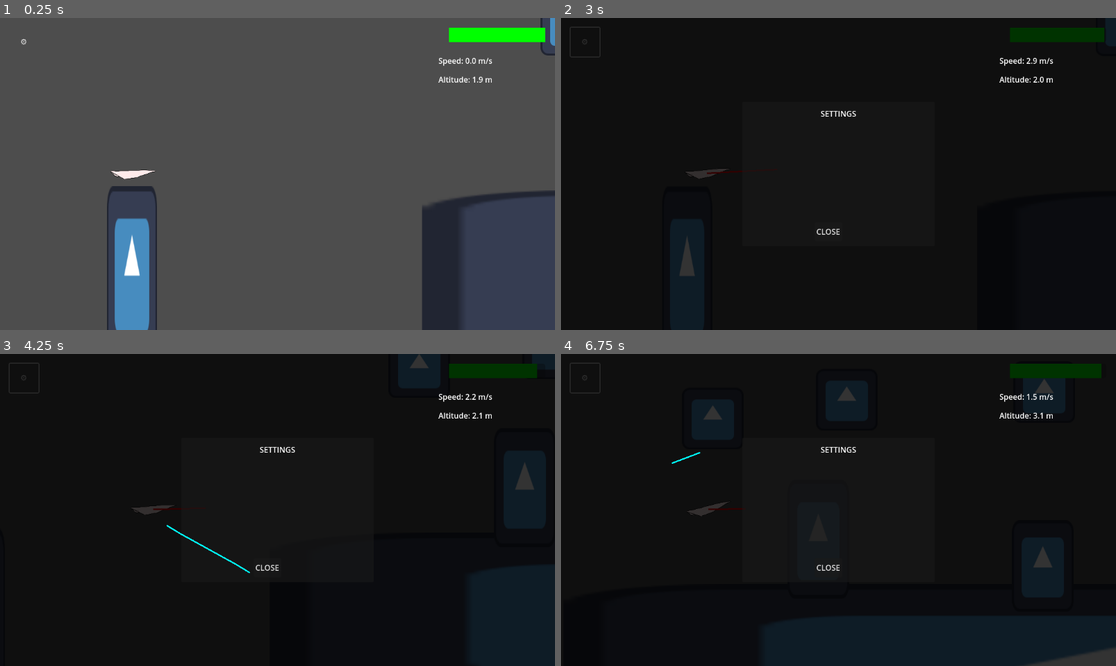
Above: before the commit, frames 1-4 (two rows, left to right).
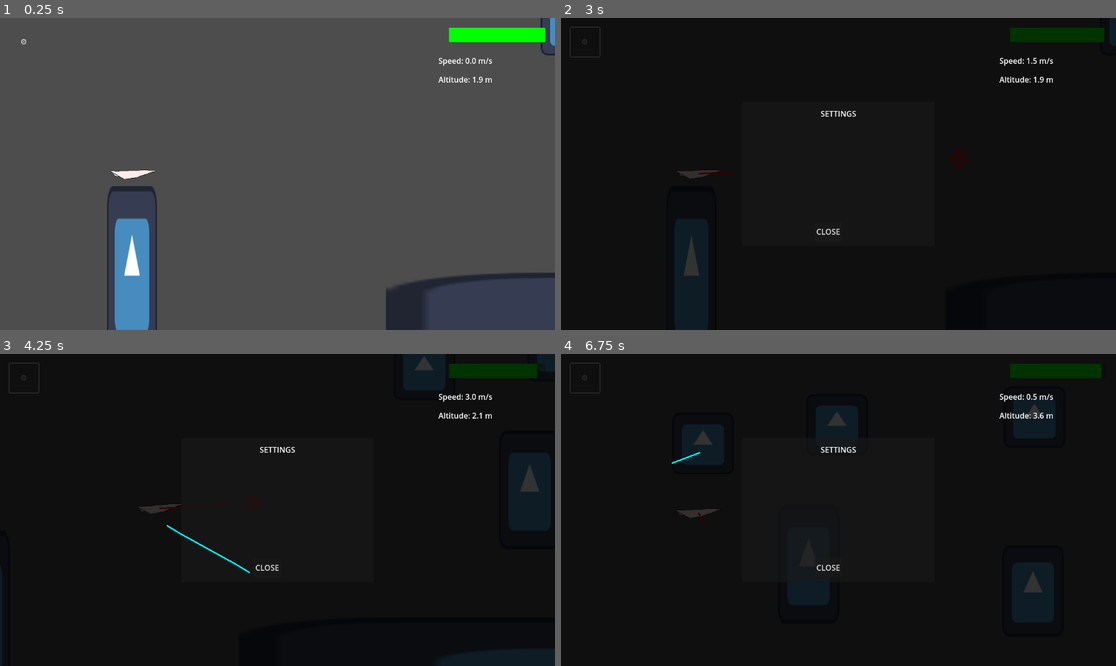
Above: after the commit, the same moments.

Repository: STUDIO-SINOKAYO/planegame
Game: Godot game, scene res://Scenes/level.tscn
Same seed, same stepped clock (60 frames per second), same inputs: the game is played once before the commit and once after it. The engine's default icon, where the game draws it, is replaced by a stand-in: a white triangle on a blue panel in a dark square.
Inputs (mouse positions are in pixels of both pictures, inside the frame that each line leads up to):
- Up to frame 1 (0.25 s): no input
- Up to frame 2 (3 s): click "⚙️" at 0.5 s; click "⚙️" at 1.25 s; click "⚙️" at 2 s; tap Enter (ui_accept) at 2.75 s; move the mouse to (960, 158) at 2.77 s; right-click (960, 158) at 2.85 s; click (960, 158) at 2.92 s
- Up to frame 3 (4.25 s): tap Enter (ui_accept) at 3.02, 3.05, 3.32 s; drag from (166, 525) to (249, 572) at 3.52 s
- Up to frame 4 (6.75 s): move the mouse to (894, 441) at 4.27 s; right-click (894, 441) at 4.35 s; click (894, 441) at 4.42 s; tap Enter (ui_accept) at 4.55, 5.85, 6.02, 6.32 s; drag from (810, 572) to (672, 463) at 5.02 s; move the mouse to (1005, 556) at 5.77 s; click (1005, 556) at 5.92 s; drag from (672, 463) to (755, 432) at 6.52 s

The runs differ from the first frame. In frame 1, 4.3% of the frame differs, in the area x 69-100%, y 55-100%; in frame 2, 0.3%; in frame 3, 0.6%; in frame 4, 2.5%.

Commit message:
Greatly improved plane movement

Diff:
--- a/Scenes/level.tscn
+++ b/Scenes/level.tscn
@@ -14,7 +14,7 @@
 texture = ExtResource("2_81xng")
 
 [node name="Sprite2D2" type="Sprite2D" parent="."]
-position = Vector2(1986, 615)
+position = Vector2(1911, 786)
 scale = Vector2(20.5313, 2.71875)
 texture = ExtResource("2_81xng")
 
@@ -22,11 +22,12 @@
 position = Vector2(72, 407)
 script = ExtResource("2_6phgx")
 max_speed = 300.0
-speed_deceleration = 1.0
-gravity_strength = 150.0
+speed_deceleration = 0.5
+boost_speed = 300.0
+max_upward_angle = 0.1
+enable_debug_waypoint_click = true
 
 [node name="PlaneVisual" type="Polygon2D" parent="Plane"]
-visible = false
 color = Color(0, 0, 1, 1)
 polygon = PackedVector2Array(15, 0, -8, 8, -5, 0, -8, -8)
 
@@ -204,6 +205,21 @@
 scale = Vector2(1, 1.92969)
 texture = ExtResource("2_81xng")
 
+[node name="Icon2" type="Sprite2D" parent="Icon2"]
+position = Vector2(1034, -145.878)
+scale = Vector2(1, 1.92969)
+texture = ExtResource("2_81xng")
+
+[node name="Icon2" type="Sprite2D" parent="Icon2/Icon2"]
+position = Vector2(352, 170.529)
+scale = Vector2(1, 1.10541)
+texture = ExtResource("2_81xng")
+
+[node name="Icon2" type="Sprite2D" parent="Icon2/Icon2/Icon2"]
+position = Vector2(595, -114.911)
+scale = Vector2(1, 1.10541)
+texture = ExtResource("2_81xng")
+
 [node name="Icon3" type="Sprite2D" parent="."]
 position = Vector2(1260, 58)
 texture = ExtResource("2_81xng")
@@ -215,6 +231,16 @@
 
 [node name="Icon5" type="Sprite2D" parent="."]
 position = Vector2(1670, 42)
+texture = ExtResource("2_81xng")
+
+[node name="Sprite2D3" type="Sprite2D" parent="."]
+position = Vector2(4589, 779)
+scale = Vector2(20.5313, 2.71875)
+texture = ExtResource("2_81xng")
+
+[node name="Sprite2D4" type="Sprite2D" parent="."]
+position = Vector2(7212, 795)
+scale = Vector2(20.5313, 2.71875)
 texture = ExtResource("2_81xng")
 
 [connection signal="game_over" from="Plane" to="." method="_on_game_over"]
--- a/Scripts/Plane.gd
+++ b/Scripts/Plane.gd
@@ -9,6 +9,7 @@
 @export var speed_deceleration: float = 2.0 ## How quickly the plane slows down when pointing upward
 @export var boost_speed: float = 600.0 ## Speed applied when using right-click boost
 @export var rotation_speed: float = 0.5 ## How slowly the plane rotates toward its velocity
+@export var velocity_rotation_multiplier: float = 1.0 ## Multiplier for rotation speed based on velocity magnitude
 
 @export_group("Physics")
 @export var gravity_strength: float = 300.0 ## How strong gravity affects the plane when pointing upward
@@ -27,6 +28,11 @@
 @export var velocity_line_scale: float = 0.5 ## Scale factor for the velocity visualization line
 @export var velocity_line_color: Color = Color.RED ## Color of the velocity direction line
 @export var velocity_line_width: float = 3.0 ## Width of the velocity direction line in pixels
+
+@export_group("Waypoint System")
+@export var show_waypoint_visual: bool = true ## Whether to display the waypoint visual indicator
+@export var enable_debug_waypoint_click: bool = false ## Enable right-click to create waypoints for debugging
+@export var waypoint_reach_threshold: float = 50.0 ## Distance threshold to consider waypoint reached
 
 @export_group("Game Settings")
 @export var ground_level: float = 600.0 ## Y position where the ground is located (game over point)
@@ -39,16 +45,23 @@
 var debug_wind_info: String = ""
 var velocity_line: Line2D
 var gravity_velocity: Vector2 = Vector2.ZERO
+var waypoint_position: Vector2 = Vector2.ZERO
+var has_active_waypoint: bool = false
+var waypoint_visual: Node2D
 
 # Signals
 signal game_over
 signal speed_changed(new_speed: float)
 signal loop_detected(loop_count: int)
+signal waypoint_created(position: Vector2)
+signal waypoint_reached(position: Vector2)
+signal waypoint_cleared()
 
 #-------------------------------------------------------------------------------
 func _ready() -> void:
 	_initialize_plane()
 	_setup_velocity_visualization()
+	_setup_waypoint_visualization()
 
 #-------------------------------------------------------------------------------
 func _initialize_plane() -> void:
@@ -70,40 +83,59 @@
 	add_child(velocity_line)
 
 #-------------------------------------------------------------------------------
-func _input(event: InputEvent) -> void:
+func _setup_waypoint_visualization() -> void:
+	"""Create and configure the waypoint visualization"""
+	# We'll use the plane's own _draw method instead of creating separate nodes
+	pass
+
+#-------------------------------------------------------------------------------
+func _draw() -> void:
+	"""Custom drawing for waypoint visualization"""
+	if has_active_waypoint and show_waypoint_visual:
+		# Convert world position to local coordinates
+		var local_waypoint_pos = to_local(waypoint_position)
+
+		# Draw cross lines
+		draw_line(local_waypoint_pos + Vector2(-20, 0), local_waypoint_pos + Vector2(20, 0), Color.RED, 4.0)
+		draw_line(local_waypoint_pos + Vector2(0, -20), local_waypoint_pos + Vector2(0, 20), Color.RED, 4.0)
+
+		# Draw circle
+		draw_arc(local_waypoint_pos, 15.0, 0, TAU, 16, Color.RED, 3.0)
+
+#-------------------------------------------------------------------------------
+func _input(_event: InputEvent) -> void:
 	if Input.is_action_just_pressed("ui_accept"):
 		start_game()
 
-	if Input.is_action_just_pressed("right_click"):
-		apply_boost()
+	if Input.is_action_just_pressed("right_click") and enable_debug_waypoint_click:
+		_create_waypoint()
 
 #-------------------------------------------------------------------------------
 func start_game() -> void:
 	"""Start the game and enable movement"""
 	game_started = true
-
-#-------------------------------------------------------------------------------
-func apply_boost() -> void:
-	"""Apply speed boost to the plane"""
+	# Give the plane a small initial speed so it's not completely stationary
+	current_speed = max(base_speed, 10.0)  # Minimum 10 speed to get started
+
+#-------------------------------------------------------------------------------
+func _create_waypoint() -> void:
+	"""Create a waypoint at the cursor position"""
 	if not game_started:
 		return
 
-	# Get cursor position and calculate direction
-	var cursor_position: Vector2 = get_global_mouse_position()
-	var boost_direction: Vector2 = (cursor_position - global_position).normalized()
-
-	# Set velocity directly toward cursor with full boost speed
-	velocity = boost_direction * boost_speed
-
-	# Set current speed to boost speed for consistent behavior
-	current_speed = boost_speed
-	speed_changed.emit(current_speed)
-
-	# Clear gravity velocity since we're overriding it
-	gravity_velocity = Vector2.ZERO
-
-	# Immediately orient the plane toward the cursor for boost
-	rotation = boost_direction.angle()
+	# Set waypoint position to cursor location
+	waypoint_position = get_global_mouse_position()
+	has_active_waypoint = true
+
+	# Debug print to verify waypoint creation
+	print("Waypoint created at: ", waypoint_position)
+	print("Plane position: ", global_position)
+
+	# Emit signal for external listeners
+	waypoint_created.emit(waypoint_position)
+
+	# Create visual representation
+	_update_waypoint_visual()
 
 #-------------------------------------------------------------------------------
 func _physics_process(delta: float) -> void:
@@ -116,6 +148,11 @@
 	_update_velocity_visualization()
 	_update_rotation()
 	_check_boundaries()
+
+	# Redraw if we have an active waypoint to keep it visible
+	if has_active_waypoint:
+		queue_redraw()
+
 	move_and_slide()
 
 #-------------------------------------------------------------------------------
@@ -141,20 +178,30 @@
 		while angle_diff < -PI:
 			angle_diff += 2 * PI
 
+		# Calculate velocity-based rotation speed
+		var velocity_factor: float = (velocity.length() / max_speed) * velocity_rotation_multiplier
+		var final_rotation_speed: float = rotation_speed * (1.0 + velocity_factor)
+
 		# Gradually rotate toward the velocity direction
-		rotation += angle_diff * rotation_speed * get_physics_process_delta_time()
+		rotation += angle_diff * final_rotation_speed * get_physics_process_delta_time()
 
 #-------------------------------------------------------------------------------
 func _update_movement(delta: float) -> void:
 	"""Update plane movement including thrust and gravity"""
 	var forward_direction: Vector2 = Vector2.RIGHT.rotated(rotation)
 
-	_apply_thrust(forward_direction, delta)
+	# Check if we have an active waypoint
+	if has_active_waypoint:
+		_apply_waypoint_thrust(delta)
+		_check_waypoint_reached()
+	else:
+		_apply_thrust(forward_direction, delta)
+
 	_apply_gravity(forward_direction, delta)
 	_update_final_velocity(forward_direction)
 
 #-------------------------------------------------------------------------------
-func _apply_thrust(forward_direction: Vector2, delta: float) -> void:
+func _apply_thrust(forward_direction: Vector2, _delta: float) -> void:
 	"""Apply thrust based on plane's forward direction"""
 	var speed_multiplier: float = max(forward_direction.y, 0.0)
 
@@ -165,8 +212,63 @@
 		# Decelerate when pointing upward
 		current_speed -= speed_deceleration
 
-	current_speed = clamp(current_speed, 0.0, max_speed)
+	# Allow for minimum movement so gravity can take effect
+	var minimum_speed = max(base_speed, 10.0)
+	current_speed = clamp(current_speed, minimum_speed, max_speed)
 	speed_changed.emit(current_speed)
+
+#-------------------------------------------------------------------------------
+func _apply_waypoint_thrust(delta: float) -> void:
+	"""Apply thrust towards the active waypoint"""
+	if not game_started or not has_active_waypoint:
+		return
+
+	# Calculate direction towards waypoint
+	var waypoint_direction: Vector2 = (waypoint_position - global_position).normalized()
+
+	# Apply constant thrust force towards waypoint
+	var thrust_force: Vector2 = waypoint_direction * boost_speed
+
+	# Lerp current velocity towards the target velocity
+	var lerp_factor: float = 5.0 * delta  # Adjust this value to control lerp speed
+	velocity = velocity.lerp(thrust_force, lerp_factor)
+
+	# Update current speed to match the velocity magnitude
+	current_speed = velocity.length()
+	speed_changed.emit(current_speed)
+
+#-------------------------------------------------------------------------------
+func _check_waypoint_reached() -> void:
+	"""Check if the plane has reached the waypoint"""
+	if not has_active_waypoint:
+		return
+
+	var distance_to_waypoint: float = global_position.distance_to(waypoint_position)
+
+	if distance_to_waypoint <= waypoint_reach_threshold:
+		var reached_position = waypoint_position  # Store before clearing
+		_clear_waypoint()
+		waypoint_reached.emit(reached_position)
+
+#-------------------------------------------------------------------------------
+func _clear_waypoint() -> void:
+	"""Clear the active waypoint"""
+	has_active_waypoint = false
+	waypoint_position = Vector2.ZERO
+	_update_waypoint_visual()
+	waypoint_cleared.emit()
+
+#-------------------------------------------------------------------------------
+func _update_waypoint_visual() -> void:
+	"""Update the visual representation of the waypoint"""
+	# Simply trigger a redraw since we're using _draw() method now
+	queue_redraw()
+
+	if has_active_waypoint:
+		print("Creating waypoint visual at: ", waypoint_position)
+		print("Waypoint visual updated")
+	else:
+		print("Clearing waypoint visual")
 
 #-------------------------------------------------------------------------------
 func _apply_gravity(forward_direction: Vector2, delta: float) -> void:
@@ -184,8 +286,13 @@
 #-------------------------------------------------------------------------------
 func _update_final_velocity(forward_direction: Vector2) -> void:
 	"""Combine thrust and gravity to create final velocity"""
-	var forward_velocity: Vector2 = forward_direction * current_speed
-	velocity = forward_velocity + gravity_velocity
+	# Only apply normal thrust velocity if waypoint isn't active
+	if not has_active_waypoint:
+		# Preserve momentum by keeping existing velocity and only adding thrust influence
+		var forward_velocity: Vector2 = forward_direction * current_speed
+		# Gradually blend the current velocity with the desired forward velocity to preserve momentum
+		var momentum_factor: float = 0.95  # How much of the existing velocity to keep (0.0-1.0)
+		velocity = velocity * momentum_factor + (forward_velocity + gravity_velocity) * (1.0 - momentum_factor)
 
 #-------------------------------------------------------------------------------
 func _update_velocity_visualization() -> void:
@@ -265,12 +372,74 @@
 	current_speed = base_speed
 	gravity_velocity = Vector2.ZERO
 	game_started = false
+	_clear_waypoint()
 
 	if velocity_line:
 		velocity_line.clear_points()
 
 	# Reset position if needed
 	velocity = Vector2.ZERO
+
+#-------------------------------------------------------------------------------
+# PUBLIC WAYPOINT INTERFACE
+#-------------------------------------------------------------------------------
+func create_waypoint_at_position(world_position: Vector2) -> bool:
+	"""Create a waypoint at a specific world position. Returns true if successful."""
+	if not game_started:
+		return false
+
+	waypoint_position = world_position
+	has_active_waypoint = true
+	_update_waypoint_visual()
+
+	waypoint_created.emit(world_position)
+	print("Waypoint created programmatically at: ", world_position)
+
+	return true
+
+#-------------------------------------------------------------------------------
+func get_waypoint_position() -> Vector2:
+	"""Get the current waypoint position. Returns Vector2.ZERO if no active waypoint."""
+	return waypoint_position if has_active_waypoint else Vector2.ZERO
+
+#-------------------------------------------------------------------------------
+func get_distance_to_waypoint() -> float:
+	"""Get distance to current waypoint. Returns -1 if no active waypoint."""
+	if not has_active_waypoint:
+		return -1.0
+	return global_position.distance_to(waypoint_position)
+
+#-------------------------------------------------------------------------------
+func has_waypoint() -> bool:
+	"""Check if there's currently an active waypoint."""
+	return has_active_waypoint
+
+#-------------------------------------------------------------------------------
+func clear_waypoint_public() -> bool:
+	"""Public method to clear the current waypoint. Returns true if waypoint was cleared."""
+	if not has_active_waypoint:
+		return false
+
+	_clear_waypoint()
+	return true
+
+#-------------------------------------------------------------------------------
+func set_waypoint_reach_threshold(new_threshold: float) -> void:
+	"""Set the distance threshold for considering a waypoint reached."""
+	waypoint_reach_threshold = new_threshold
+
+#-------------------------------------------------------------------------------
+func set_waypoint_visibility(show_visual: bool) -> void:
+	"""Toggle waypoint visual visibility."""
+	show_waypoint_visual = show_visual
+	queue_redraw()
+
+#-------------------------------------------------------------------------------
+func set_velocity_line_visibility(show_line: bool) -> void:
+	"""Toggle velocity line visibility."""
+	show_velocity_line = show_line
+	if velocity_line:
+		velocity_line.visible = show_line
 
 #-------------------------------------------------------------------------------
 func _get_debug_info() -> String:
